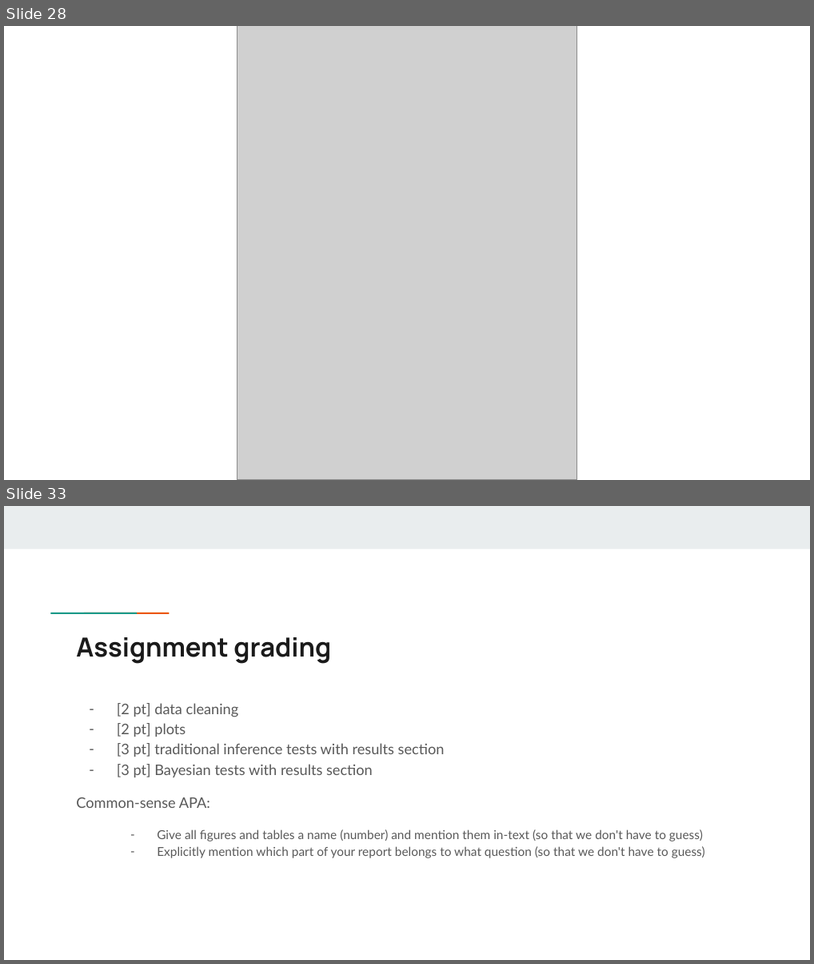
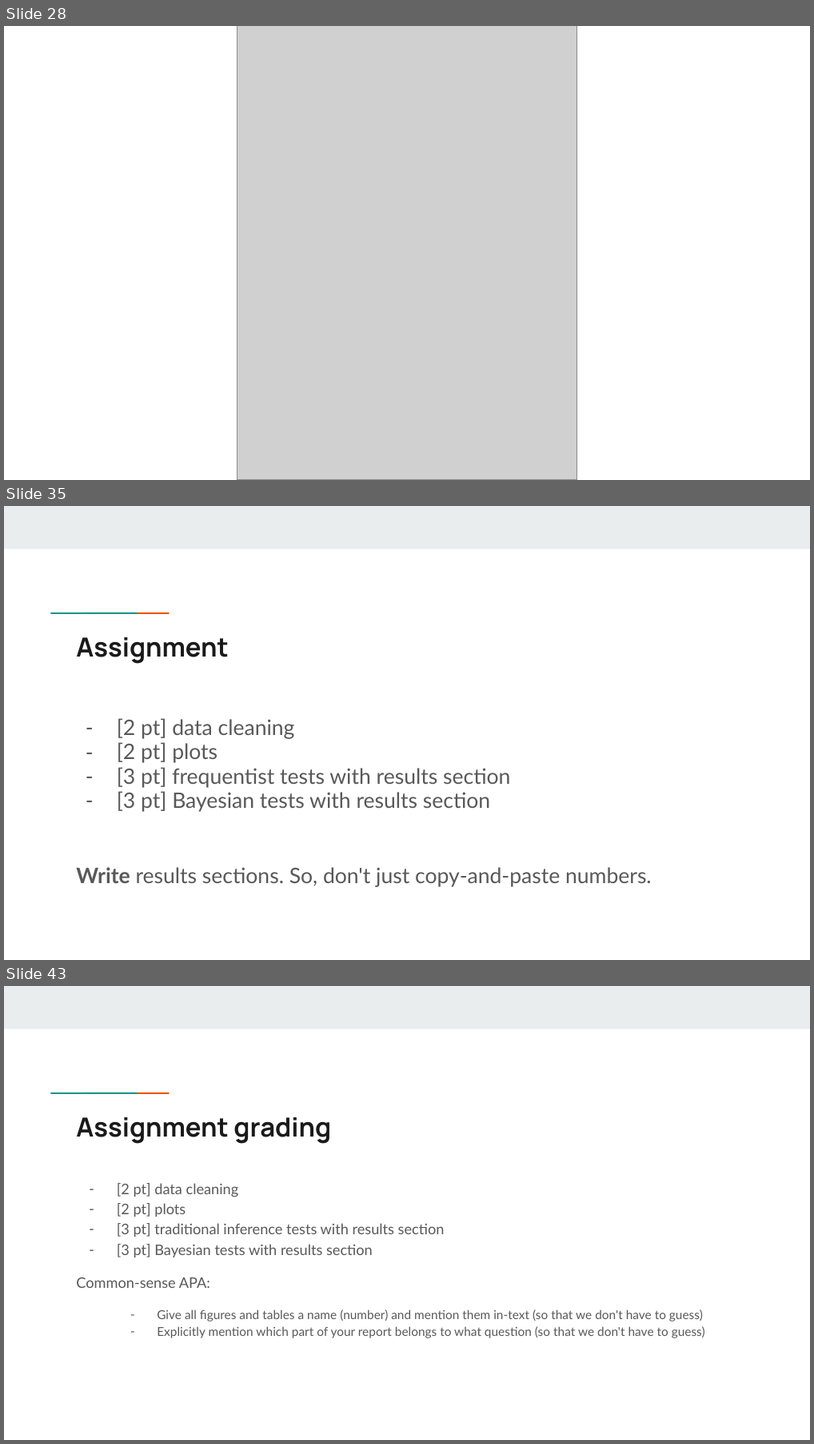
Before and after one commit to rikhuijzer/BayesianAssignment.jl, a slide deck: presentation/Bayesian assignment.pptx. Shown one above the other, each under a label of ours: slides 28 and 33 before the commit, slides 28, 35 and 43 after it; the slides between them are not shown. The pictures are 814x964 and 814x1444 pixels, drawn with LibreOffice and Linux fonts; fonts in the diff are those of the drawing; grey boxes stand for pictures. Boxes give left, top, right and bottom in pixels: in the first picture for what was removed or moved away, otherwise in the second. Text is boxed around its words. In the diff, an @@ line names an element or a change of style, - is before the commit and + after.

```diff
--- a/presentation/Bayesian assignment.pptx
+++ b/presentation/Bayesian assignment.pptx
@@ slide 35 added at bbox=[4, 506, 810, 960], background #FFFFFF; not listed: 3 template elements that a slide beside it also shows @@
@@ title added at bbox=[76, 637, 228, 664], 23.4 pt, text #1A1A1A, bold @@
+Assignment
@@ text added at bbox=[76, 718, 652, 887], 19 pt, text #595959 @@
+– [2 pt] data cleaning
+– [2 pt] plots
+– [3 pt] frequentist tests with results section
+– [3 pt] Bayesian tests with results section
+Write results sections. So, don't just copy-and-paste numbers.
@@ what was slide 33 is now slide 43 @@
```
Also in this commit, not shown: 2 slides changed, 15 other slides added, 6 slides removed.
